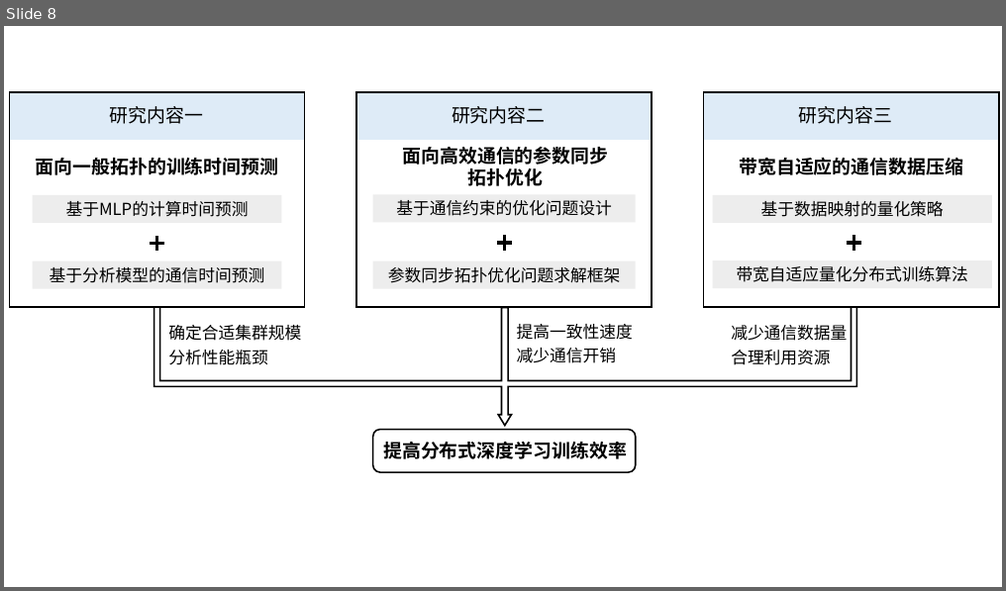
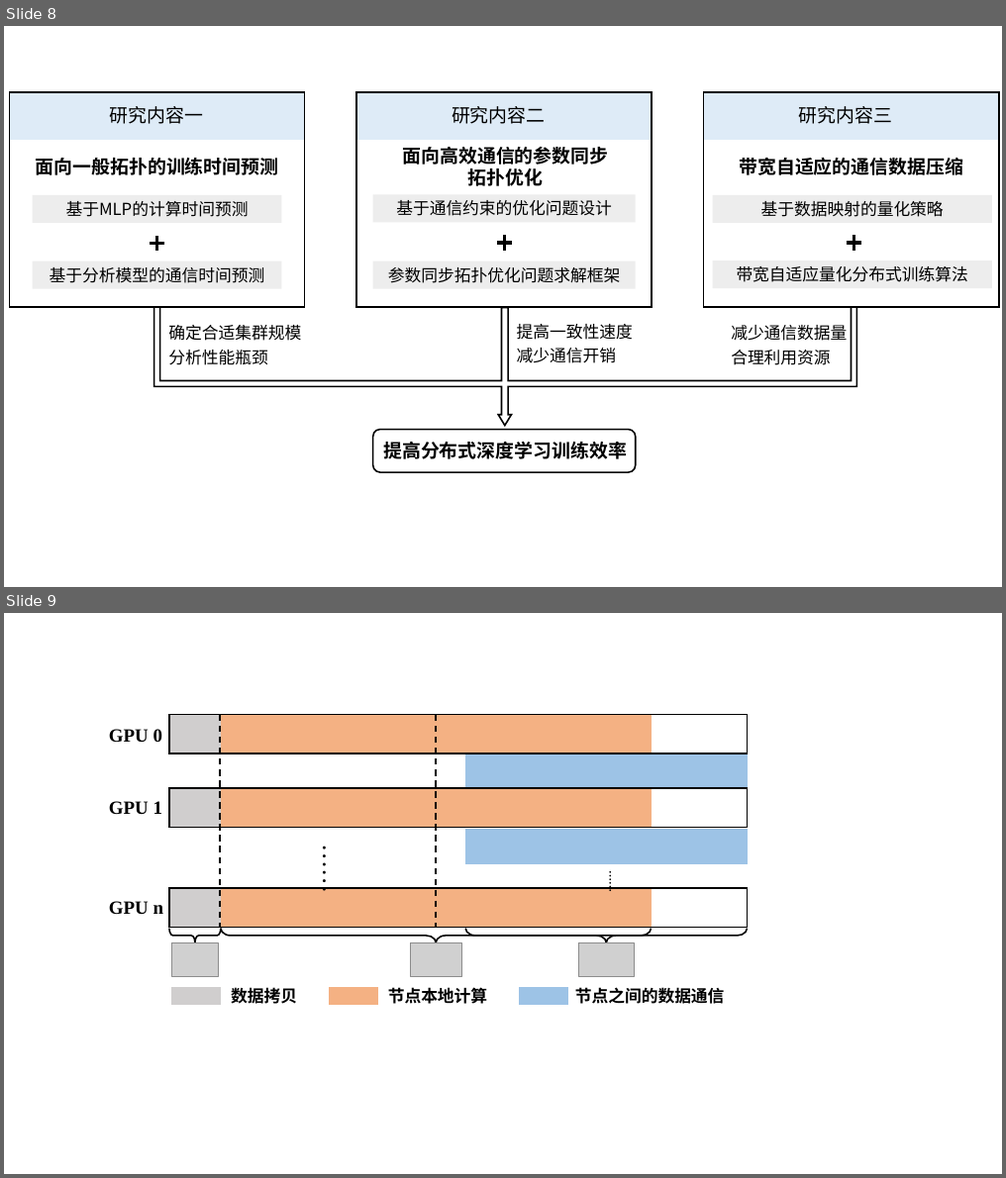
Before and after one commit to EternalLied/zjuthesis-syp, a slide deck: figure/科研.pptx. Shown one above the other, each under a label of ours: slide 8 before the commit, slides 8 and 9 after it. The pictures are 1006x591 and 1006x1178 pixels, drawn with LibreOffice and Linux fonts; fonts in the diff are those of the drawing; grey boxes stand for pictures. Boxes give left, top, right and bottom in pixels: in the first picture for what was removed or moved away, otherwise in the second. Text is boxed around its words. In the diff, an @@ line names an element or a change of style, - is before the commit and + after.

```diff
--- a/figure/科研.pptx
+++ b/figure/科研.pptx
@@ slide 9 added at bbox=[4, 613, 1002, 1174], background #FFFFFF @@
@@ text added at bbox=[109, 729, 162, 743], 18 pt, text #000000, bold @@
+GPU 0
@@ rectangle added at bbox=[169, 714, 221, 753], fill #D0CECE, outline #D0CECE 1 pt @@
@@ rectangle added at bbox=[169, 714, 747, 753], outline #000000 1.5 pt @@
@@ rectangle added at bbox=[221, 714, 436, 753], fill #F4B183, outline #F4B183 1 pt @@
@@ line added from (221, 715) to (221, 928), #000000 1.5 pt dashed @@
@@ line added from (436, 715) to (436, 928), #000000 1.5 pt dashed @@
@@ rectangle added at bbox=[437, 715, 651, 753], fill #F4B183, outline #F4B183 1 pt @@
@@ rectangle added at bbox=[466, 754, 747, 789], fill #9DC3E6, outline #9DC3E6 1 pt @@
@@ rectangle added at bbox=[169, 788, 221, 827], fill #D0CECE, outline #D0CECE 1 pt @@
@@ rectangle added at bbox=[169, 788, 747, 827], outline #000000 1.5 pt @@
@@ rectangle added at bbox=[221, 788, 436, 827], fill #F4B183, outline #F4B183 1 pt @@
@@ rectangle added at bbox=[437, 788, 651, 827], fill #F4B183, outline #F4B183 1 pt @@
@@ text added at bbox=[109, 801, 162, 815], 18 pt, text #000000, bold @@
+GPU 1
@@ text added at bbox=[307, 837, 352, 894], 24 pt, text #000000 @@
+……
@@ rectangle added at bbox=[466, 829, 747, 863], fill #9DC3E6, outline #9DC3E6 1 pt @@
@@ text added at bbox=[596, 863, 625, 894], 10.5 pt, text #000000, bold @@
+……
@@ text added at bbox=[109, 901, 164, 915], 18 pt, text #000000, bold @@
+GPU n
@@ rectangle added at bbox=[169, 889, 221, 928], fill #D0CECE, outline #D0CECE 1 pt @@
@@ rectangle added at bbox=[169, 888, 747, 928], outline #000000 1.5 pt @@
@@ rectangle added at bbox=[221, 888, 436, 928], fill #F4B183, outline #F4B183 1 pt @@
@@ rectangle added at bbox=[437, 889, 651, 928], fill #F4B183, outline #F4B183 1 pt @@
@@ left brace added at bbox=[169, 929, 221, 943], outline #000000 1.5 pt @@
@@ left brace added at bbox=[221, 929, 650, 943], outline #000000 1.5 pt @@
@@ left brace added at bbox=[465, 929, 747, 943], outline #000000 1.5 pt @@
@@ picture added at bbox=[171, 943, 218, 977] @@
@@ picture added at bbox=[411, 943, 461, 977] @@
@@ picture added at bbox=[579, 943, 635, 977] @@
@@ rectangle added at bbox=[171, 987, 220, 1004], fill #D0CECE, outline #D0CECE 1 pt @@
@@ text added at bbox=[231, 987, 297, 1004], 16 pt, text #000000, bold @@
+数据拷贝
@@ rectangle added at bbox=[329, 987, 377, 1004], fill #F4B183, outline #F4B183 1 pt @@
@@ text added at bbox=[388, 987, 487, 1004], 16 pt, text #000000, bold @@
+节点本地计算
@@ rectangle added at bbox=[520, 987, 567, 1004], fill #9DC3E6, outline #9DC3E6 1 pt @@
@@ text added at bbox=[575, 987, 725, 1004], 16 pt, text #000000, bold @@
+节点之间的数据通信
```
Also in this commit, not shown: 1 other slide added, 9 other files.
